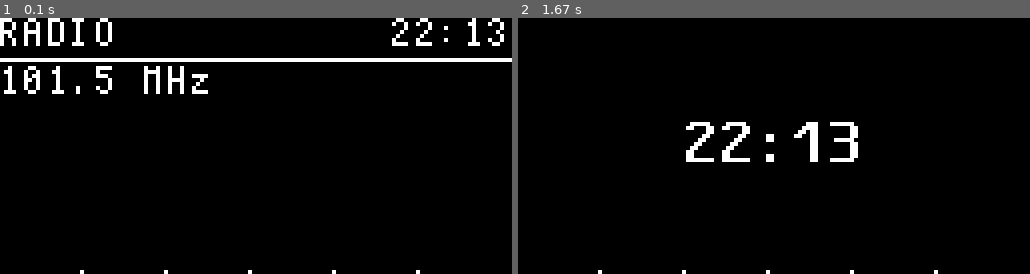
Above: before the commit, frames 1-2 (left to right).
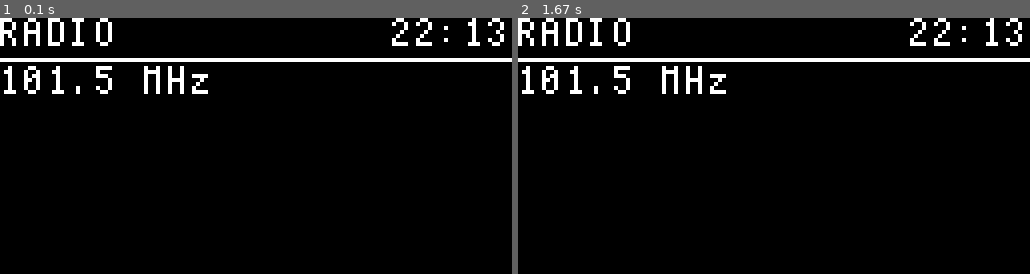
Above: after the commit, the same moments.

Repository: Jorineg/Radiowecker
Game: pygame game, started from main.py
The game is run twice, just before and just after one commit, with the same random seed, the same clock (stepped at 60 frames per second) and the same inputs.
Inputs:
- Up to frame 1 (0.1 s): no input
- Up to frame 2 (1.67 s): no input

The runs differ from the first frame. In frame 1, less than 0.1% of the frame differs, in the area x 15-83%, y 98-100%; in frame 2, 5.8%, in the area x 0-100%, y 0-100%.

Commit message:
invert buttons

Diff:
--- a/hardware.py
+++ b/hardware.py
@@ -146,7 +146,7 @@
         for name, button in self.buttons.items():
             # Read button state (inverted because of pull-up)
             state = not GPIO.input(button.pin)
-            self.process_button_state(name, button, state)
+            self.process_button_state(name, button, not state)
 
     def check_keyboard(self):
         """Check keyboard input for PC testing - sensor-like implementation"""
